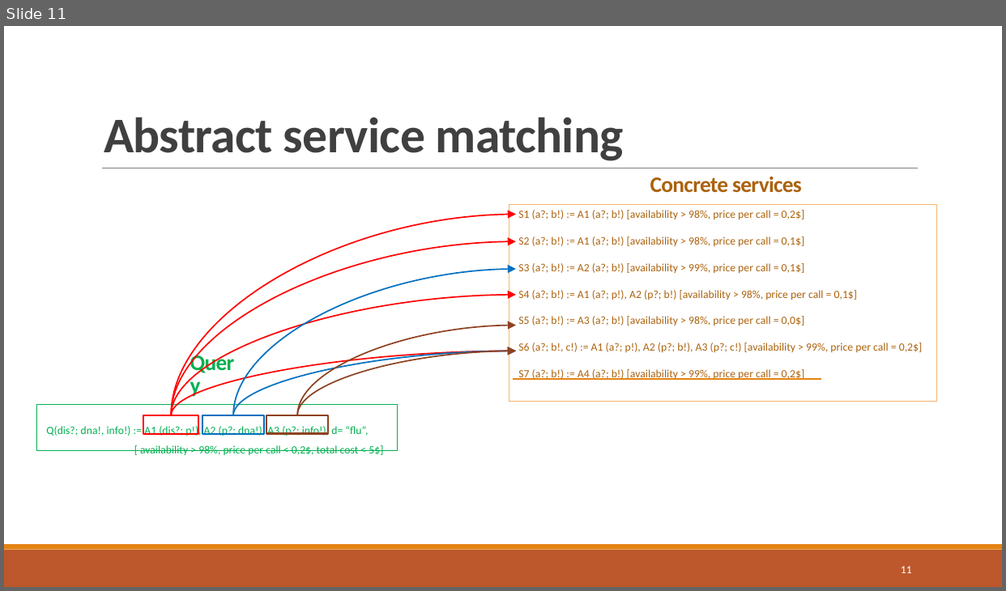
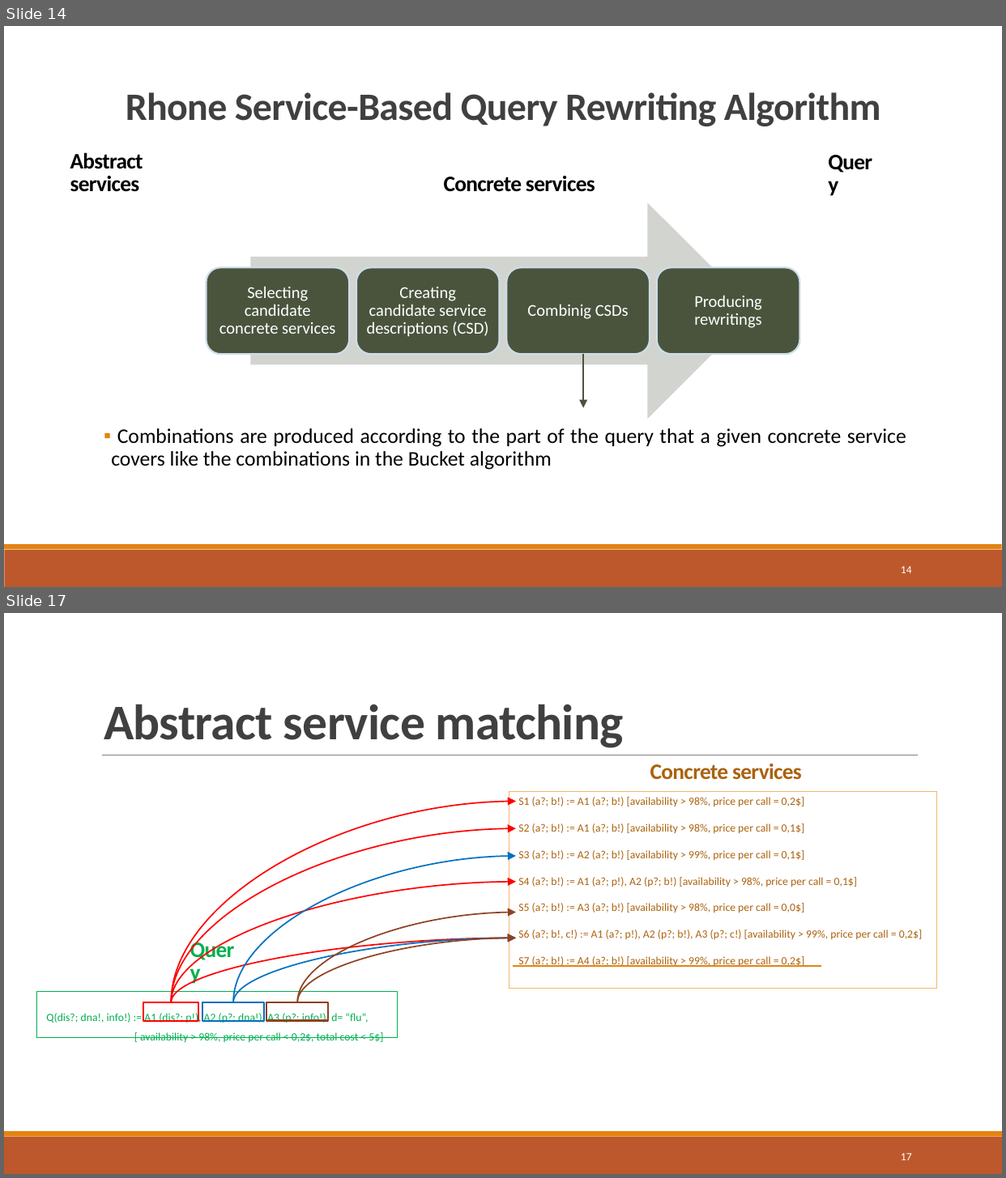
Before and after one commit to danielboni/DanielCarvalho-PhD, a slide deck: Presentations/ADBIS 2016/ADBIS-2016-Presentation.pptx. Shown one above the other, each under a label of ours: slide 11 before the commit, slides 14 and 17 after it; the slides between them are not shown. The pictures are 1006x591 and 1006x1178 pixels, drawn with LibreOffice and Linux fonts; fonts in the diff are those of the drawing. Boxes give left, top, right and bottom in pixels: in the first picture for what was removed or moved away, otherwise in the second. Text is boxed around its words. In the diff, an @@ line names an element or a change of style, - is before the commit and + after.

```diff
--- a/Presentations/ADBIS 2016/ADBIS-2016-Presentation.pptx
+++ b/Presentations/ADBIS 2016/ADBIS-2016-Presentation.pptx
@@ slide 14 added at [4,26,1002,587], background #FFFFFF; not listed: 2 template elements that a slide beside it also shows @@
@@ text added at [126,92,881,126], 28 pt, text #404040, bold @@
+Rhone Service-Based Query Rewriting Algorithm
@@ text added at [461,94,558,126], 16 pt, text #000000, bold @@
+Query
@@ text added at [70,152,143,192], 16 pt, text #000000, bold @@
+Abstract services
@@ text added at [444,176,595,192], 16 pt, text #000000, bold @@
+Concrete services
@@ right arrow added at [250,203,756,419], fill #D3D5D1 @@
@@ freeform shape added at [206,267,349,354], fill #4A543E, outline #CCDDEA 1.25 pt, 12 pt, text #FFFFFF @@
+Selecting candidate concrete services
@@ freeform shape added at [356,267,499,354], fill #4A543E, outline #CCDDEA 1.25 pt, 12 pt, text #FFFFFF @@
+Creating candidate service descriptions (CSD)
@@ freeform shape added at [507,267,650,354], fill #4A543E, outline #CCDDEA 1.25 pt, 12 pt, text #FFFFFF @@
+Combinig CSDs
@@ freeform shape added at [657,267,799,354], fill #4A543E, outline #CCDDEA 1.25 pt, 12 pt, text #FFFFFF @@
+Producing rewritings
@@ arrow added from (583, 354) to (583, 408), #4A543E 1 pt @@
@@ text added at [111,429,906,470], 15 pt, text #000000 @@
+▪ Combinations are produced according to the part of the query that a given concrete service covers like the combinations in the Bucket algorithm
@@ page number added at [901,566,912,574], 7.9 pt, text #FFFFFF @@
+14
@@ what was slide 11 is now slide 17 @@
@@ page number at [901,1153,912,1161]: text changed @@
-11
+17
```
Also in this commit, not shown: 2 slides changed, 5 other slides added.
